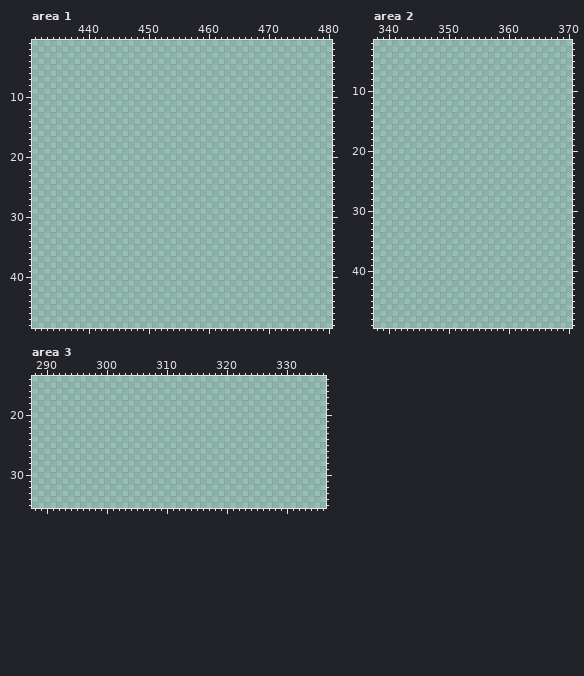
Pixel-art file: resources/battlers/battlers.ase. Above is the file before it was changed.
768x768 pixels, 1 frame. Shown: area 1: x 431..480, y 1..48; area 2: x 338..370, y 2..49; area 3: x 288..336, y 14..35. The commit also changed other parts of the picture, which this record leaves out.
The result:
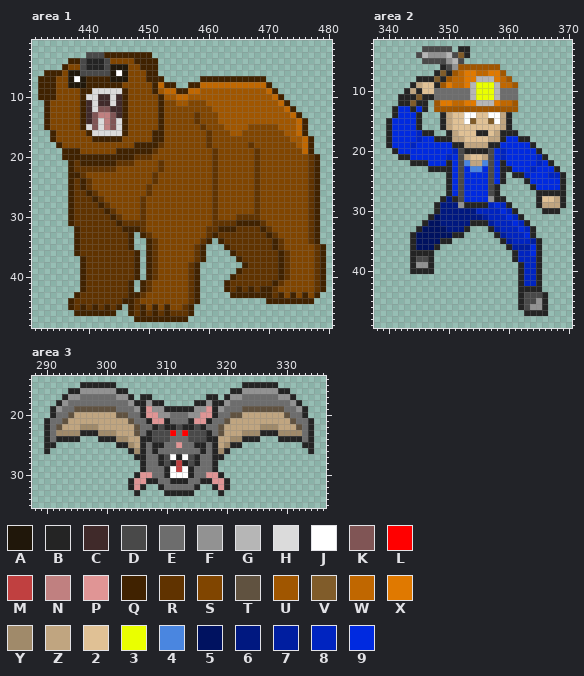
Palette (. is transparent): A #20170a  B #242424  C #402a2a  D #494949  E #6d6d6d  F #929292  G #b6b6b6  H #dbdbdb  J #ffffff  K #805555  L #ff0000  M #c04040  N #c08080  P #e09595  Q #402200  R #603300  S #804500  T #605240  U #a05600  V #805c2a  W #c06700  X #e07900  Y #a08a6a  Z #c0a580  2 #e0c195  3 #eaff00  4 #4a86e0  5 #001260  6 #001880  7 #001ea0  8 #0024c0  9 #002ae0
What changed:
Changed rows in their new state; - is an unchanged pixel.
Area 1, layer "Sprites":
first column x 432:
 3 --------DDDQQQQQQQQ-----------------------------
 4 -----QQDBBBDSSSSQQQQ----------------------------
 5 ----QSSDBBBDAAASSQQQ----------------------------
 6 -QQQSAADDDDDAJASSSQQ----------------------------
 7 QQQSSAJAQQQQAAASSSQQQ------QQQQQQQQQQQ----------
 8 QQQSSAAAQQQQQQSSSSSQWQQ--QQWWWWWWWWWWWQ---------
 9 QQQSSSSQQHHHHHQSSSSQUWWQQWWUUUUUUUUUUUWQ--------
10 QQQSSSSQHHCCHCQSSSSSQUUWWUUUUUUUUUUUUUUWQ-------
11 -QSSSSSQCHCCHCQSSSSSQSSUUSSSUUUUUUUUUUUUWQ------
12 -QSSSSSQCHKKCCQSSSSSQSSSSSSSSUUUUUUUUUUUUWQ-----
13 -QSSSSSQCKNNKCQSSSSSQSSSSSRSSSUUUUUUUUUUUUWQ----
14 -QSSSSSQCKHNKHQSSSSSQSSSSSRSSSUUUUUUUUUUUUUWQ---
15 -QSSSSSQHKHNKHQSSSSSQSSSSSSRSSSUUUUSSSSSUUUWQ---
16 --QSSSSSQHHHHHQSSSSQQSSSSSSSRSSSUUSSSSSSSUUWQ---
17 --QSSSSSSQQQQQSSSSSQQSSSSSSSRSSSSSSSSSSSSSUUWQ--
18 ---QSSSSSSSSSSSSQQQQRSSSSSSSRSSSSSSRSSSSSSSUWQ--
19 ----QQQSSSSSSQQQQQQRSSSSSSSSSRSSSSSSRSSSSSSSWQ--
20 ----QQQQQQQQQQQQRRRSSSSSSSSSSRSSSSSSRSSSSSSSSRQ-
21 -----QRQQQQQQRRRSSSSRSSSSSSSSRSSSSSSRSSSSSSSSRQ-
22 -----QRRRRRRRSSSSSSSRSSSSSSSSRSSSSSSRSSSSSSSSRQ-
23 -----QQRSSSSSSSSSSSRSSSSSSSSSRSSSSSSRSSSSSSSSRQ-
24 -----QRQRSSSSSSSSSSRSSSSSSSSSRSSSSSSRSSSSSSSSRQ-
25 -----QRQRSSSSSSSSSRSSSSSSSSSSRSSSSSSRSSSSSSSSRQ-
26 -----QRRQRSSSSSSSSRSSSSSSSSSSRSSSSSSRSSSSSSSSRQ-
27 -----QRRRQRSSSSSSRSSSSSSSSSSSRSSSSSSRSSSSSSSSRQ-
28 -----QRRRRQRSSSSSRSSSSSSSSSSSRSSSSSSRSSSSSSSSRQ-
29 -----QRRRRRQRSSSSRSSSSSSSSSSSRSSSSSSRSSSSSSSSRQ-
30 -----QRRRRRRQRSSSRSSSSSSSSSSSRSSSRRRRSSSSSSSSRQ-
31 -----QRRRRRRRQRRRRSSSSSSSSSSSRRRRQQQQRSSSSSSSRQ-
32 ------QRRRRRRRQQQRSSSSSSSSSSRRQQQRRRRQRSSSSSSRQ-
33 ------QRRRRRRRRQ-QRSSSSSSSSSRQRRRRRRRRQRSSSSSRQ-
34 ------QRRRRRRRRQ--QRSSSSSSSRQ-QRRRRRRRRQRSSSSRQ-
35 ------QRRRRRRRRQ--QRSSSSSSRQ---QRRRRRRRQRSSSSSRQ
36 ------QRRRRRRRRRQ-QRSSSSSSRQ----QRRRRRRRQRSSSSRQ
37 -------QRRRRRRRRQ-QRSSSSSSRQ-----QRRRRRRQRSSSSRQ
38 -------QRRRRRRRRQ-QRSSSSSRQ-------QRRRRRQRSSSSRQ
39 -------QRRRRRRRRQ-QRSSSSSRQ------QRRRRRRQRSSSSRQ
40 -------QRRRRRRRRQ-QRSSSSSRQ-----QRRRRRRRQRSSSSRQ
41 -------QRRRRRRRQ-QRSSSSSSRQ----QRRRRRRRQRSSSSSRQ
42 -------QRRRRRRRQ-QRSSSSSSRQ----QRQRQRQQRSSSSSSRQ
43 ------QRRRRRRRRQQRSSSSSSSRQ-----QQQQQQQRQSQSQSQ-
44 -----QRRRRRRRRQQRSSSSSSSSRQ-----------QQQQQQQQ--
45 -----QRQRQRQRQ-QRQSQSQSSRQ----------------------
46 ------QQQQQQQ--QRQRQRQRRRQ----------------------
47 ----------------QQQQQQQQQ-----------------------
Area 2, layer "Sprites":
first column x 340:
 3 ------DDDDD-BB----------------
 4 -----DGFFFGDVB----------------
 5 ------DDDDFGD-----------------
 6 ---------BDFUUUUUUU-----------
 7 --------BVBUWXXWWXXU----------
 8 -----BBBVBUWWXXGGGXWU---------
 9 ----BZ22BUXWWXG333GWWU--------
10 ---BZB22EEEEEEG333GEEE--------
11 --BBBVBBEEEEEEG333GEEE--------
12 --BBVBB-UXXWWXXGGGXWWU--------
13 -B99B9B-UUUUUUUUUUUUUU--------
14 -B999B---BZ22JJ22JJZB---------
15 B9999B---BZ22JV22VJZB---------
16 B9999B---BZ22222222ZB---------
17 B99998BB--BZ222BB2ZBBB--------
18 B9999899BBBZZ2222ZZB99BB------
19 B9998999999BBZZZZBB99999B-----
20 -B9999999998DBBBBD9899999B----
21 --BB99999989DZ22ZD98999998B---
22 ----BBB999B9D4ZZ4D9B9999989B--
23 -------BBBB9D9449D9BB9998999B-
24 ----------B9D9999D9B-BB899988B
25 ----------B9D9999D9B---B99999B
26 ----------B9D9999DB-----B9999B
27 ----------B9D9999DB------BBBBB
28 ---------B6BD9999FBB-----B22ZB
29 --------B666FBBBB898B----BZZZB
30 --------B666666888898B----BBB-
31 -------B56666666788898B-------
32 ------B5566666BBB788898B------
33 -----B5555666B---B788898B-----
34 ----B555555BB-----B78889B-----
35 ----B5555BB--------B78887B----
36 ----B555B-----------B7779B----
37 ----BBBB-------------B889B----
38 ----BDDB-------------B888B----
39 ----BFFB--------------B88B----
40 ----BBBB--------------B88B----
41 ----------------------B88B----
42 ----------------------B88B----
43 ----------------------BBBB----
44 ----------------------BDDDB---
45 ----------------------BDDFB---
46 ----------------------BDFFB---
47 -----------------------BBBB---
Area 3, layers "Layer 1", "Sprites":
first column x 290:
15 ------BBBBBB---------------------BBBBBB------
16 ----BBFFFFFFBB-----------------BBFFFFFFBB----
17 ---BFFEEEEEEFFB-BB---------BB-BFFEEEEEEFFB---
18 --BFEEEEEEEEEEFBBFBB-----BBFBBFEEEEEEEEEEFB--
19 -BFEETTTTTTTEEEFBPFFBBBBBFFPBFEEETTTTTTTEEFB-
20 -BEETZZZZZZZTTEEBPPFFEEEFFPPBEETTZZZZZZZTEEB-
21 BEETZZZZZZZZZZTEEBPPBEEEBPPBEETZZZZZZZZZZTEEB
22 BETZZZYYYZZZZZZTEEBDBBDBBDBEETZZZZZZYYYZZZTEB
23 BEYYYYBBBYYYZZZTEBDDDLELDDDBETZZZYYYBBBYYYYEB
24 BEBBBB---BBBYYZZBBDDDEEEDDDBBZZYYBBB---BBBBEB
25 BB----------BBYZBEBBEEPEEBBEBZYBB----------BB
26 B-------------BYBEBEEEEEEEBEBYB-------------B
27 ---------------BBEEBDJBJDBEEBB---------------
28 ----------------BEEBDBMBDBEEB----------------
29 ----------------BEEEBJMJBEEEB----------------
30 ---------------BPPEEBJJJBEEPPB---------------
31 --------------BPPBBEEBBBEEBBPPB--------------
32 --------------BPB--BEEEEEB--BPB--------------
33 ---------------B----BBBBB----B---------------
Changed places in both pictures, as pixel boxes (x1, y1, x2, y2):
added: (38, 52, 326, 322)
added: (386, 46, 566, 316)
added: (44, 382, 314, 496)
